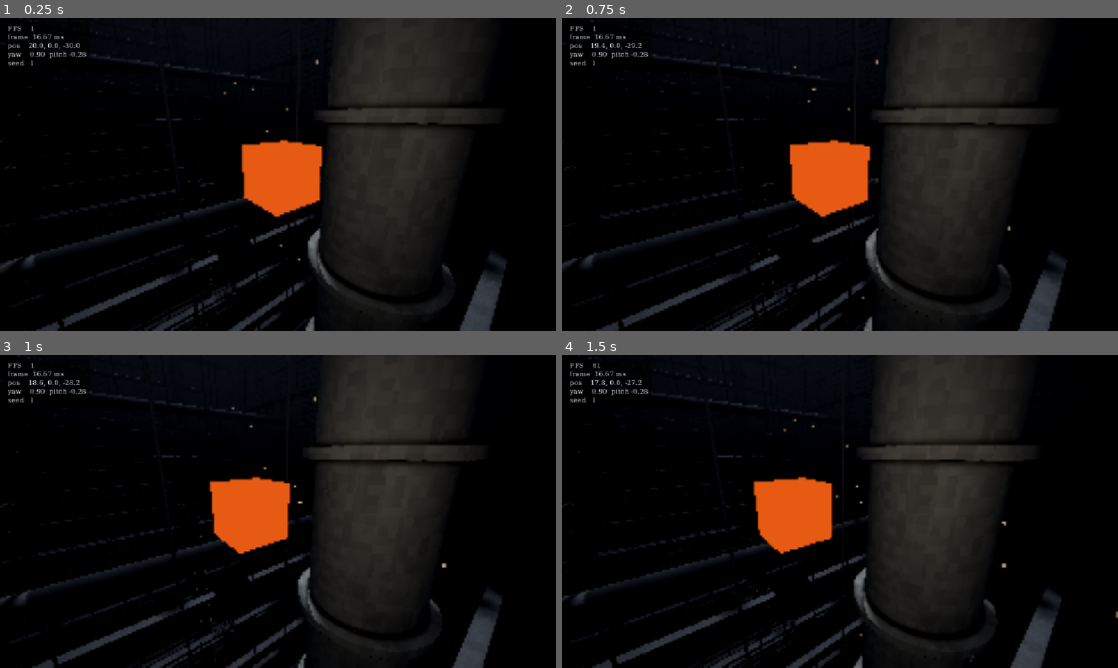
Above: before the commit, frames 1-4 (two rows, left to right).
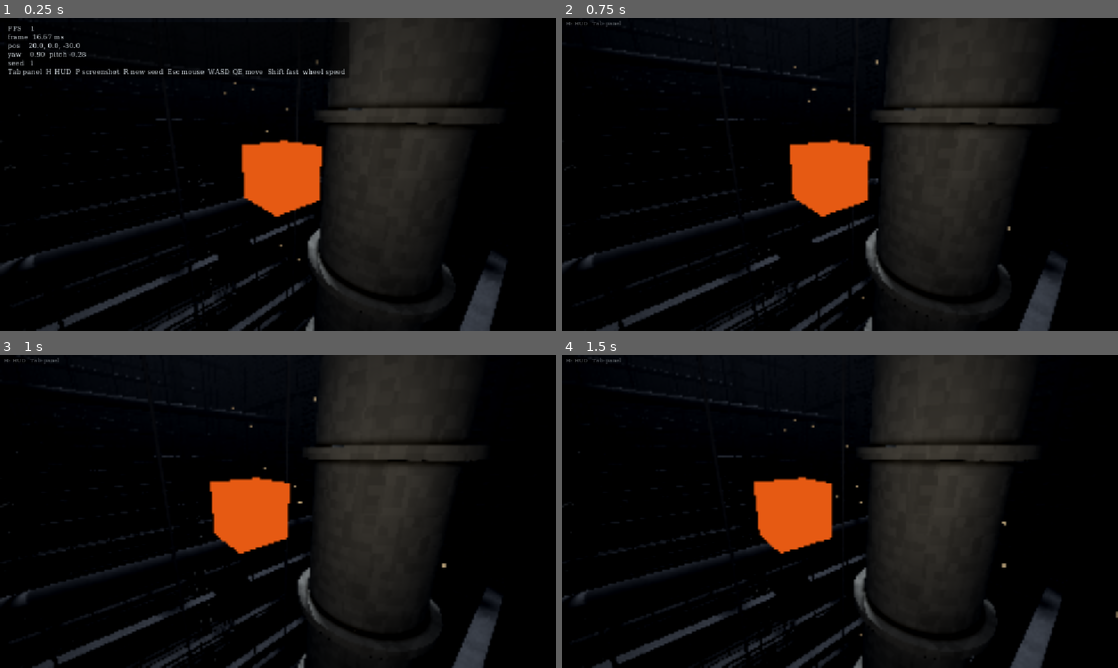
Above: after the commit, the same moments.

Repository: seletz/megastructure
Game: Godot game, scene res://scenes/main.tscn
Same seed, same stepped clock (60 frames per second), same inputs: the game is played once before the commit and once after it.
Inputs (mouse positions are in pixels of both pictures, inside the frame that each line leads up to):
- Up to frame 1 (0.25 s): no input
- Up to frame 2 (0.75 s): tap Enter at 0.5 s; move the mouse to (962, 158) at 0.52 s; hold D from 0.53 s (still down); tap H at 0.6 s; click (962, 158) at 0.67 s
- Up to frame 3 (1 s): keep holding D; tap P at 0.8 s
- Up to frame 4 (1.5 s): release D at 1.25 s; drag from (728, 527) to (812, 574) at 1.27 s

The runs differ from the first frame. In frame 1, 0.6% of the frame differs, in the area x 1-62%, y 11-20%; in frame 2, 0.4%; in frame 3, 0.4%; in frame 4, 0.4%.

Commit message:
feat(ui): bind H and P for the HUD and screenshots, add controls hint

Diff:
--- a/scenes/ui/hud.tscn
+++ b/scenes/ui/hud.tscn
@@ -29,3 +29,13 @@
 theme_override_font_sizes/font_size = 14
 theme_override_styles/normal = SubResource("StyleBoxFlat_backdrop")
 text = "FPS"
+
+[node name="Hint" type="Label" parent="."]
+visible = false
+offset_left = 8.0
+offset_top = 6.0
+mouse_filter = 2
+theme_override_colors/font_color = Color(0.85, 0.88, 0.9, 0.55)
+theme_override_fonts/font = SubResource("SystemFont_mono")
+theme_override_font_sizes/font_size = 11
+text = "H: HUD   Tab: panel"
--- a/scripts/ui/hud.gd
+++ b/scripts/ui/hud.gd
@@ -2,13 +2,20 @@
 extends CanvasLayer
 ## Top-left overlay with frame timing, camera pose and seed, plus screenshots.
 ##
-## F1 toggles the overlay. F12 saves the current frame, without the overlay and
-## the other layers in `hidden_during_capture`, to
+## The overlay is shown on start. H (or F1) hides it and leaves a small dimmed
+## hint in the corner saying how to bring it back. P (or F12) saves the current
+## frame, without the HUD and the other layers in `hidden_during_capture`, to
 ## user://screenshots/<seed>_<yyyymmdd-hhmmss>.png at the window resolution.
+## Both keys follow the UiKeys rule, so they are ignored while typing.
 ## Yaw and pitch are shown in the HTML prototype's convention (see
 ## FreeFlyCamera), so they can be pasted into `state.yaw` / `state.pitch`.
 
+signal screenshot_saved(path: String)
+
 const SCREENSHOT_DIR := "user://screenshots"
+const TOGGLE_KEYS: Array[Key] = [KEY_H, KEY_F1]
+const SCREENSHOT_KEYS: Array[Key] = [KEY_P, KEY_F12]
+const CONTROLS_HINT := "Tab panel  H HUD  P screenshot  R new seed  Esc mouse  WASD QE move  Shift fast  wheel speed"
 
 ## FreeFlyCamera whose pose is displayed.
 @export var camera: NodePath
@@ -16,6 +23,7 @@
 @export var hidden_during_capture: Array[NodePath] = []
 
 @onready var _label: Label = $Label
+@onready var _hint: Label = $Hint
 
 var _camera: FreeFlyCamera
 var _capturing := false
@@ -25,22 +33,34 @@
 	_camera = get_node_or_null(camera) as FreeFlyCamera
 	if _camera == null:
 		push_warning("Hud: no FreeFlyCamera found at %s" % camera)
+	set_overlay_shown(true)
 
 
 func _unhandled_input(event: InputEvent) -> void:
-	var key := event as InputEventKey
-	if key == null or not key.pressed or key.echo:
-		return
-	if key.keycode == KEY_F1:
-		visible = not visible
+	if UiKeys.is_shortcut(event, TOGGLE_KEYS):
+		if UiKeys.text_field_focused(get_viewport()):
+			return
+		set_overlay_shown(not is_overlay_shown())
 		get_viewport().set_input_as_handled()
-	elif key.keycode == KEY_F12:
+	elif UiKeys.is_shortcut(event, SCREENSHOT_KEYS):
+		if UiKeys.text_field_focused(get_viewport()):
+			return
 		get_viewport().set_input_as_handled()
 		capture_screenshot()
 
 
+## Shows the full overlay, or only the dimmed corner hint when `shown` is false.
+func set_overlay_shown(shown: bool) -> void:
+	_label.visible = shown
+	_hint.visible = not shown
+
+
+func is_overlay_shown() -> bool:
+	return _label.visible
+
+
 func _process(delta: float) -> void:
-	if not visible:
+	if not _label.visible:
 		return
 	var lines := PackedStringArray([
 		"FPS    %d" % Engine.get_frames_per_second(),
@@ -51,6 +71,7 @@
 		lines.append("pos    %.1f, %.1f, %.1f" % [pos.x, pos.y, pos.z])
 		lines.append("yaw    %.2f  pitch %.2f" % [_camera.yaw, _camera.pitch])
 	lines.append("seed   %d" % WorldState.seed)
+	lines.append(CONTROLS_HINT)
 	_label.text = "\n".join(lines)
 
 
@@ -86,6 +107,7 @@
 		push_error("Hud: could not save screenshot to %s: %s" % [path, error_string(error)])
 		return ""
 	print("Screenshot saved: %s" % path)
+	screenshot_saved.emit(path)
 	return path
 
 
